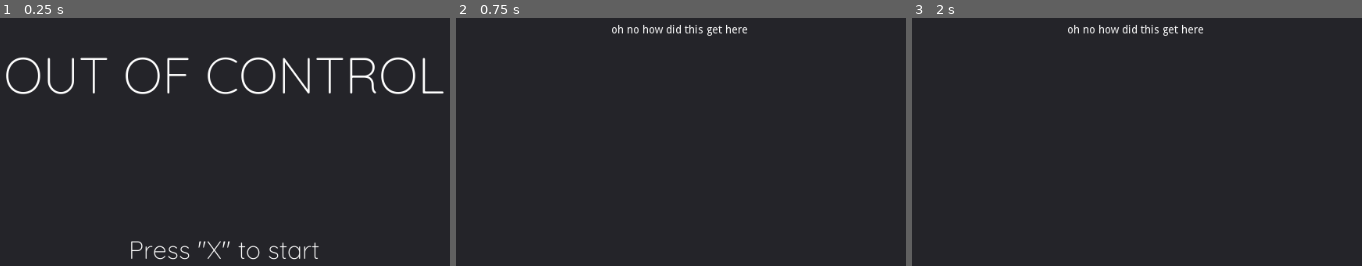
Above: before the commit, frames 1-3 (left to right).
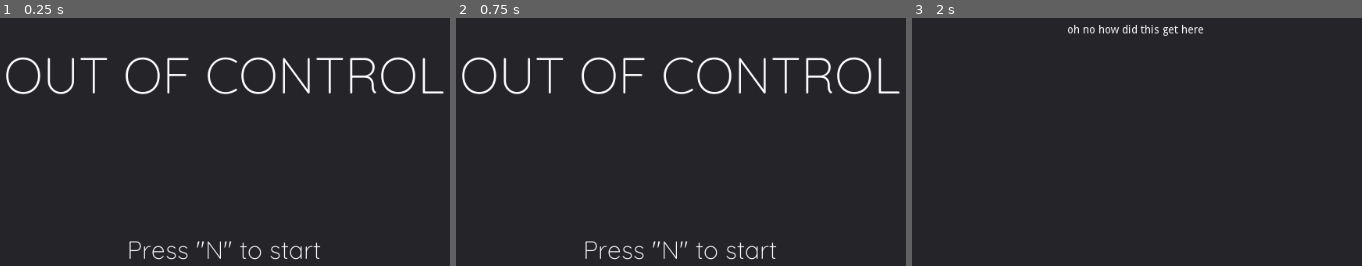
Above: after the commit, the same moments.

Repository: fenixfurion/gamjam
Game: Godot game, scene res://scenes/control/mainMenu.tscn
Two runs of this game, one before a commit and one after it. Both use one fixed random seed, a clock stepped at 60 frames per second and the inputs below.
Inputs (mouse positions are in pixels of both pictures, inside the frame that each line leads up to):
- Up to frame 1 (0.25 s): no input
- Up to frame 2 (0.75 s): tap X at 0.5 s; move the mouse to (856, 134) at 0.52 s; tap Z at 0.6 s; click (856, 134) at 0.67 s
- Up to frame 3 (2 s): tap N at 1.25 s; drag from (975, 181) to (1096, 253) at 1.27 s

The runs differ from the first frame. In frame 1, 1.0% of the frame differs, in the area x 28-72%, y 89-98%; in frame 2, 4.2%, in the area x 1-99%, y 2-98%; in frame 3, nothing differs.

Commit message:
move label stuff into a function so no copypasta

Diff:
--- a/project.godot
+++ b/project.godot
@@ -19,6 +19,16 @@
 run/main_scene="res://scenes/control/mainMenu.tscn"
 config/icon="res://icon.png"
 
+[autoload]
+
+UserData="*res://addons/github-integration/scripts/user_data.gd"
+IconLoaderGithub="*res://addons/github-integration/scripts/IconLoaderGithub.gd"
+RestHandler="*res://addons/github-integration/scripts/RestHandler.gd"
+
+[editor_plugins]
+
+enabled=PoolStringArray( "github-integration" )
+
 [rendering]
 
 environment/default_environment="res://default_env.tres"
--- a/scenes/control/mainMenu.gd
+++ b/scenes/control/mainMenu.gd
@@ -9,15 +9,19 @@
 var timer
 var rng
 
-# Called when the node enters the scene tree for the first time.
-func _ready():
-	# init rng
-	rng = RandomNumberGenerator.new()
+func update_random_key():
 	rng.randomize()
 	current_valid_key = KEY_A + (rng.randi() % (KEY_Z-KEY_A))
 	print("timer fired - changing key to %s!" % OS.get_scancode_string(current_valid_key))
 	var buttonHintText = get_node("startScreen/startBackground/startPressPlay")
 	buttonHintText.text = 'Press "%s" to start' % OS.get_scancode_string(current_valid_key)
+
+
+# Called when the node enters the scene tree for the first time.
+func _ready():
+	# init rng
+	rng = RandomNumberGenerator.new()
+	update_random_key()
 	# initialize main menu timer?
 	timer = get_node("startScreen/keytimer")
 	timer.connect("timeout",self,"_on_start_timer_event")
@@ -33,10 +37,7 @@
 	var keyIndex;
 	rng.randomize()
 	current_valid_key = KEY_A + (rng.randi() % (KEY_Z-KEY_A))
-	print("timer fired - changing key to %s!" % OS.get_scancode_string(current_valid_key))
-	var buttonHintText = get_node("startScreen/startBackground/startPressPlay")
-	buttonHintText.text = 'Press "%s" to start' % OS.get_scancode_string(current_valid_key)
-
+	update_random_key()
 func _input(event):
 	if event is InputEventKey:
 		if event.pressed:
Not shown, changed: .gitignore
Not shown, changed: addons/github-integration/resources/extraction/unzip.py
